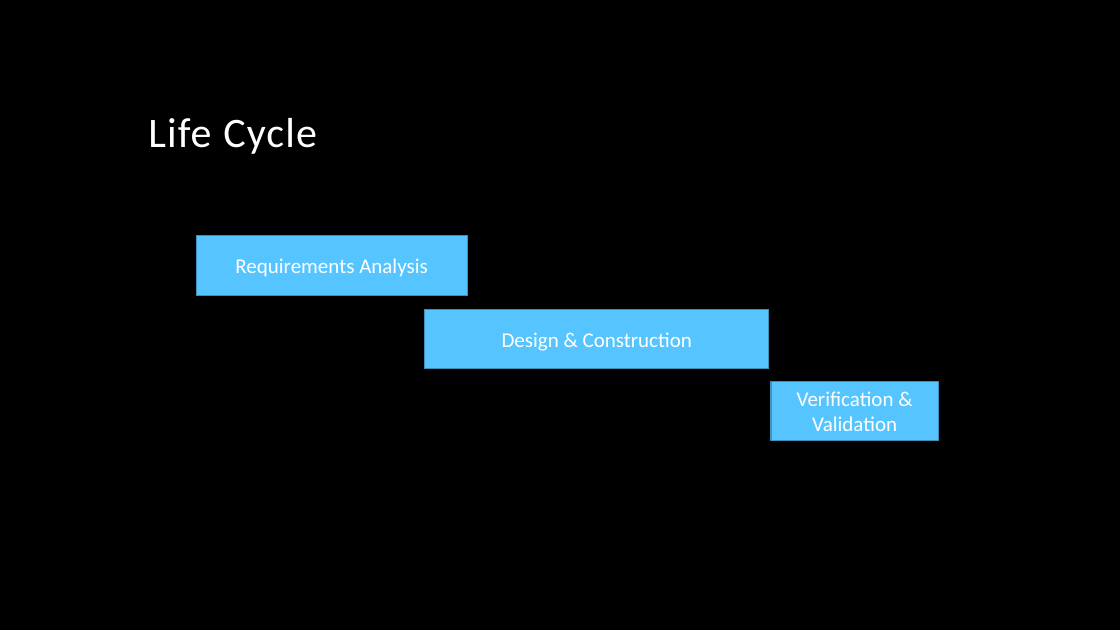
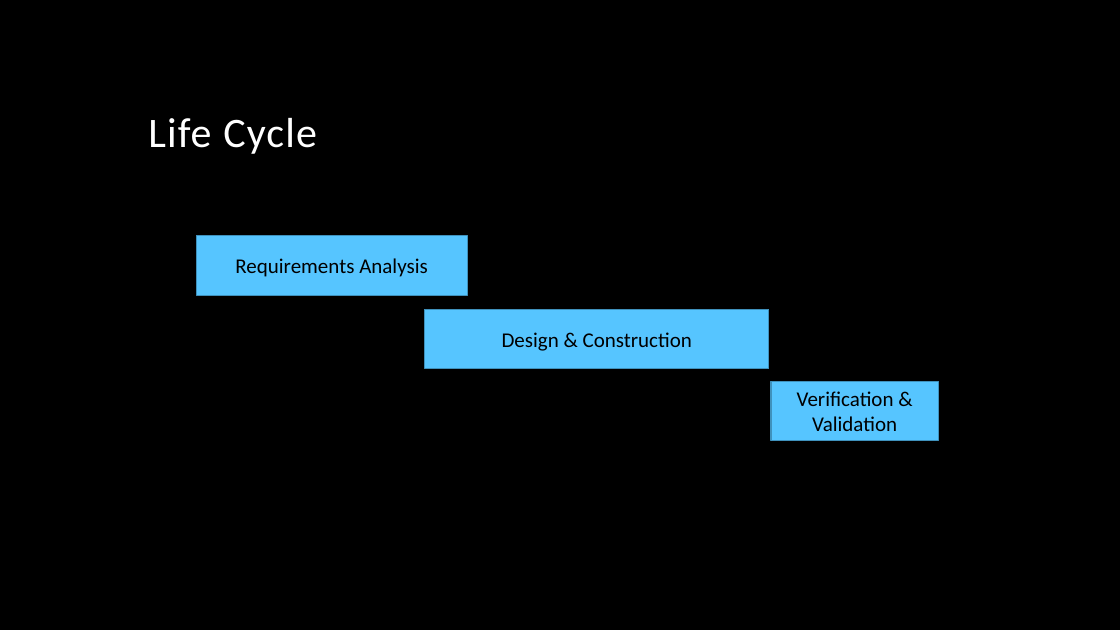
Before and after one commit to jmgirao/projetosoftware1213, a slide deck: slide 12 of Docs/Project documentation/KOM.pptx. Drawn at 1120x630 pixels with LibreOffice and Linux fonts; fonts in the diff are those of the drawing; background and template pictures are left out. Boxes give left, top, right and bottom in pixels: in the first picture for what was removed or moved away, otherwise in the second. Text is boxed around its words. In the diff, an @@ line names an element or a change of style, - is before the commit and + after.

```diff
--- a/Docs/Project documentation/KOM.pptx
+++ b/Docs/Project documentation/KOM.pptx
@@ text colour #FFFFFF to #000000 in 3 elements at (x1=196, y1=236, x2=467, y2=296), (x1=425, y1=309, x2=769, y2=369), (x1=771, y1=381, x2=939, y2=441) @@
```
Also in this commit, not shown: 4 other slides changed.
